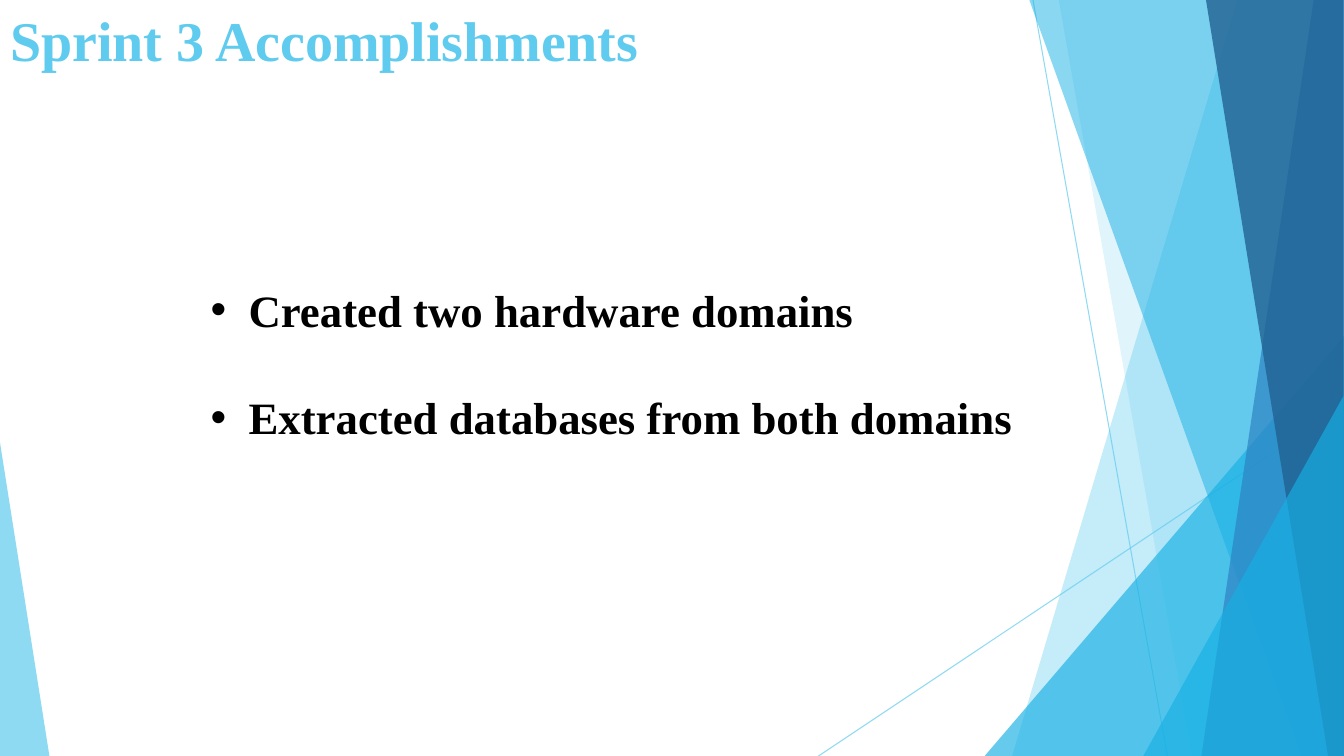
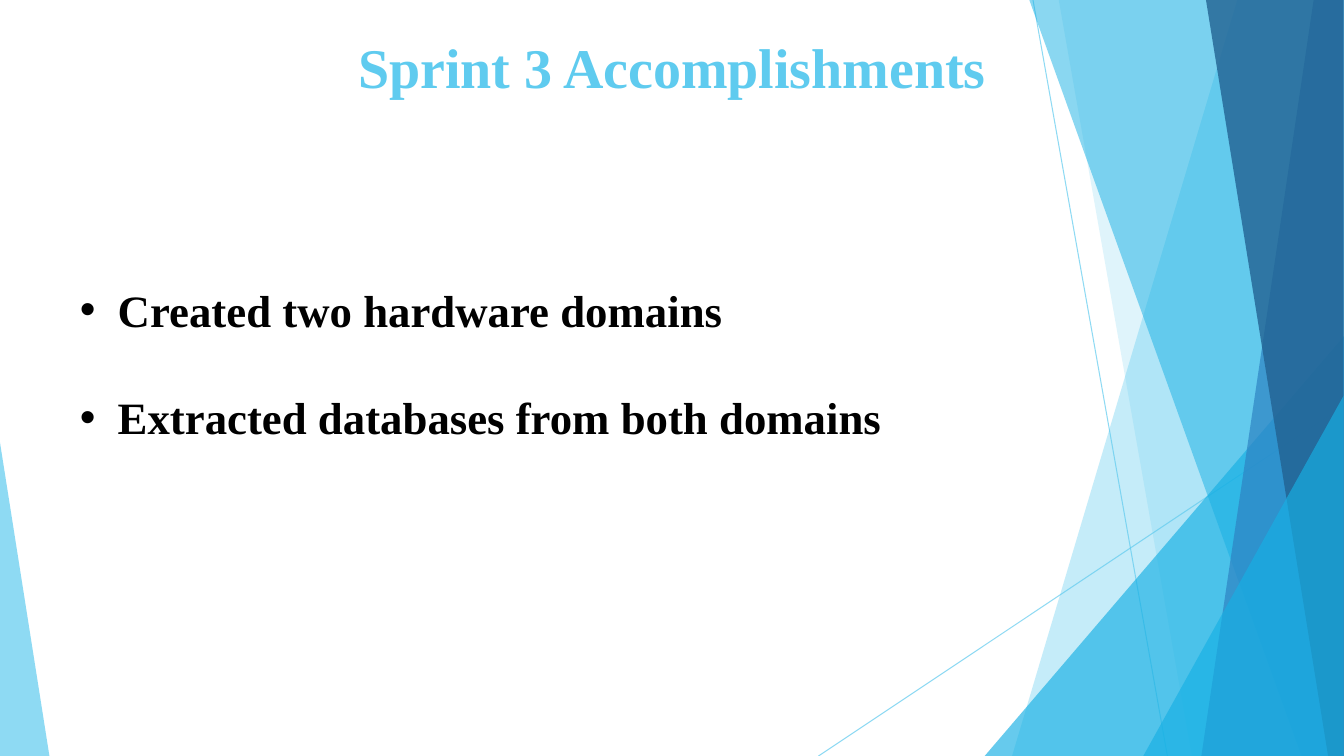
Before and after one commit to BU-NU-CLOUD-SP16/Network-Programmability-as-a-Service, a slide deck: slide 4 of Sprint_4.pptx. Drawn at 1344x756 pixels with LibreOffice and Linux fonts; fonts in the diff are those of the drawing. Boxes give left, top, right and bottom in pixels: in the first picture for what was removed or moved away, otherwise in the second. Text is boxed around its words. In the diff, an @@ line names an element or a change of style, - is before the commit and + after.

```diff
--- a/Sprint_4.pptx
+++ b/Sprint_4.pptx
@@ title "Sprint 3 Accomplishments": place and size @@
-title "Sprint 3 Accomplishments" at (10, 22, 638, 71)
+title "Sprint 3 Accomplishments" at (358, 49, 986, 99)
@@ title "Sprint 3 Accomplishments" at (358, 49, 986, 99): alignment left to centre @@
@@ text "Created two hardware domains": place and size @@
-text "Created two hardware domains" at (249, 296, 1012, 435)
+text "Created two hardware domains" at (118, 296, 881, 435)
```
Also in this commit, not shown: 7 other slides changed, 1 slide added, 1 slide removed.
